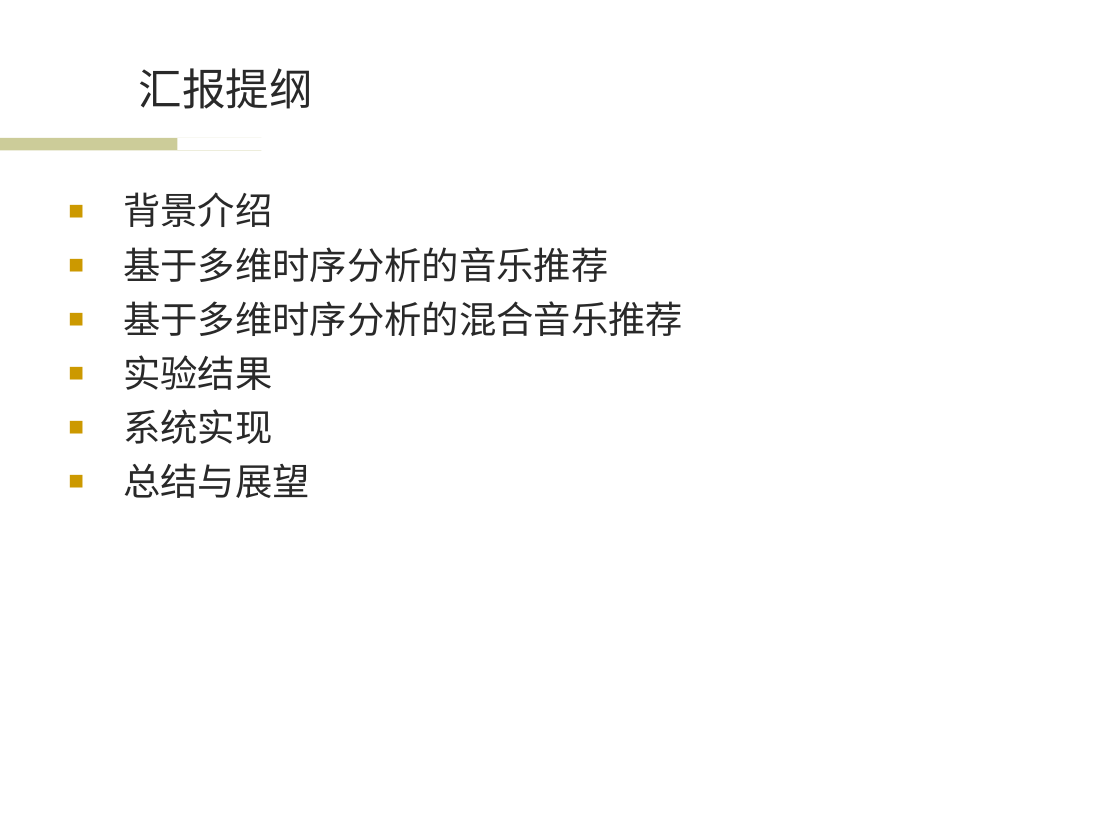
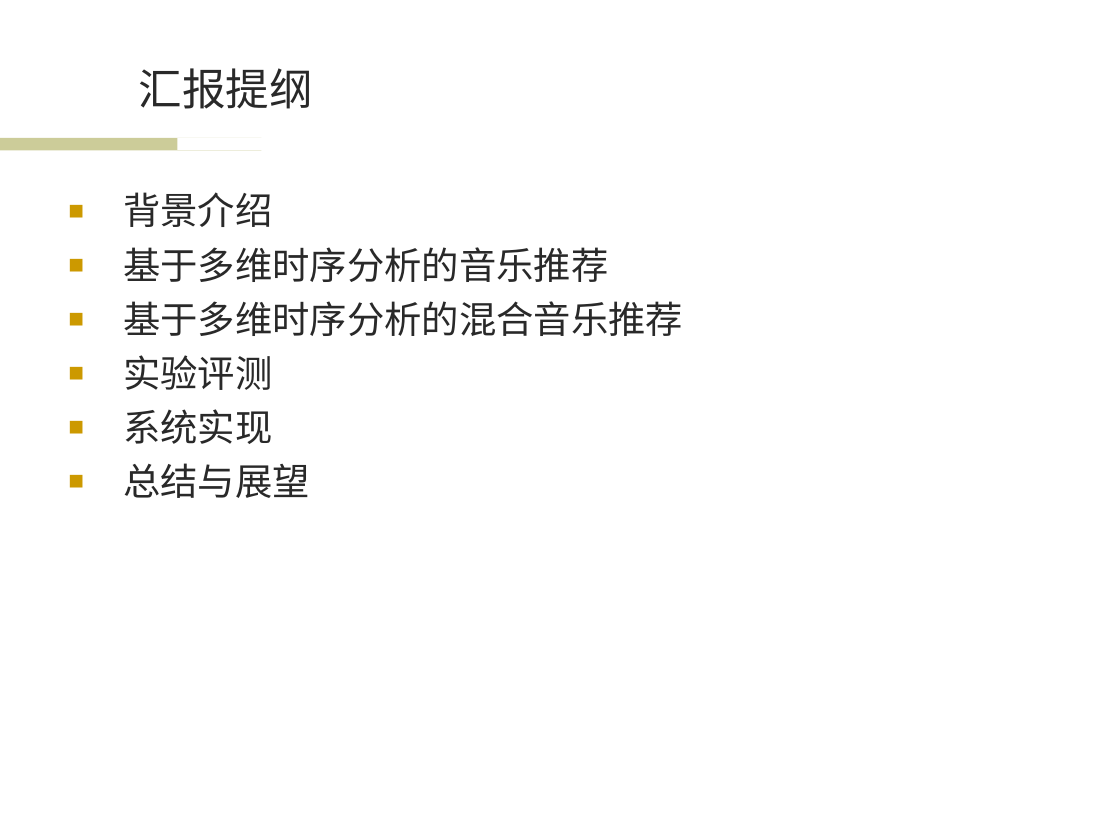
Before and after one commit to wwssttt/NJUThesis, a slide deck: slide 2 of ppt/一种基于时间序列分析的个性化音乐推荐系统及其实现.ppt. Drawn at 1120x840 pixels with LibreOffice and Linux fonts; fonts in the diff are those of the drawing; background and template pictures are left out. Boxes give left, top, right and bottom in pixels: in the first picture for what was removed or moved away, otherwise in the second. Text is boxed around its words. In the diff, an @@ line names an element or a change of style, - is before the commit and + after.

```diff
--- a/ppt/一种基于时间序列分析的个性化音乐推荐系统及其实现.ppt
+++ b/ppt/一种基于时间序列分析的个性化音乐推荐系统及其实现.ppt
@@ text at [123, 355, 272, 390]: text changed @@
-■ 实验结果
+■ 实验评测
```
Also in this commit, not shown: 11 other slides changed.
